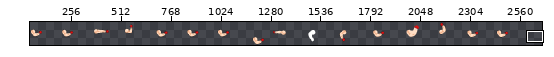
A sprite sheet gets an edit: Assets/front_arm.png. Above, an overview of the earlier version with the close-up marked.
Close-up. Before:
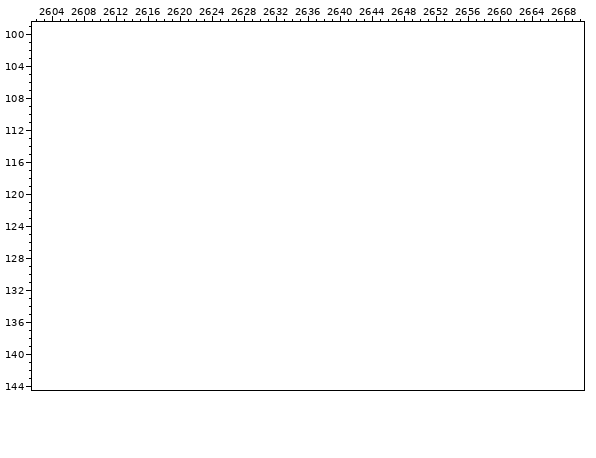
The file is 2560x180 pixels. Shown: x 2602..2670, y 99..144. The old version is drawn lined up with the new one, on the new canvas. The wide view leaves out empty margins.
After the commit:
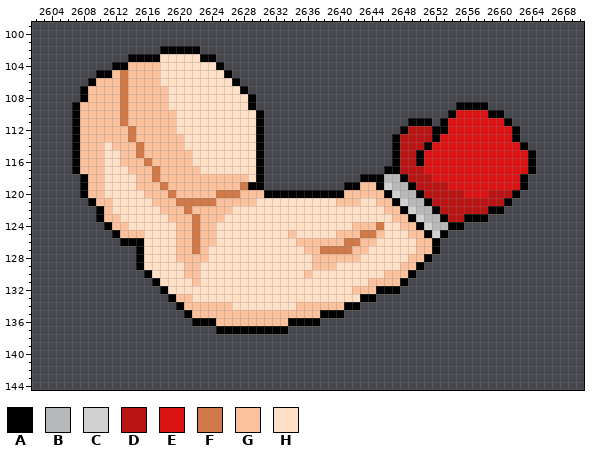
Palette (. is transparent): A #000000  B #b7b8b9  C #d0d0d0  D #ba1414  E #db1313  F #d07a49  G #fbc19d  H #ffdfc6
From old to new:
canvas 2560x180 -> 2720x180
Changed rows in their new state; - is an unchanged pixel.
first column x 2607:
102 -----------AAAAA------------------------------------------
103 -------AAAAHHHHHAA----------------------------------------
104 -----AAGGGGHHHHHHHA---------------------------------------
105 ---AAGFGGGGHHHHHHHHA--------------------------------------
106 --AGGGFGGGGHHHHHHHHHA-------------------------------------
107 -AGGGGFGGGGGHHHHHHHHHA------------------------------------
108 -AGGGGFGGGGGHHHHHHHHHHA-----------------------------------
109 AGGGGGFGGGGGHHHHHHHHHHA-------------------------AAAA------
110 AGGGGGFGGGGGGHHHHHHHHHHA-----------------------AEEEEAA----
111 AGGGGGFGGGGGGHHHHHHHHHHA------------------AAA-AEEEEEEEA---
112 AGGGGGGFGGGGGHHHHHHHHHHA-----------------ADDDAAEEEEEEEEA--
113 AGGGGGGFGGGGGGHHHHHHHHHA----------------ADDDDAEEEEEEEEEA--
114 AGGGHGGGFGGGGGHHHHHHHHHA----------------ADDDAEEEEEEEEEEEA-
115 AGGGHHGGFGGGGGGHHHHHHHHA----------------ADDAEEEEEEEEEEEEEA
116 AGGGHHGGGFGGGGGHHHHHHHHA----------------ADDAEEEEEEEEEEEEEA
117 AGGGHHHGGGFGGGGGHHHHHHHA---------------AADDDEEEEEEEEEEEEEA
118 -AGGHHHHGGFGGGGGGGGGGGHA------------AAABBADDDEEEEEEEEEEEA-
119 -AGGHHHHGGGFGGGGGGGGGFAA----------AAGGACBBADDDDEEEEEEEEEA-
120 -AGGHHHHHGGGFGGGGGFFFGGGAAAAAAAAAAGGGGGACBBADDDDDEEEDDDA--
121 --AGGHHHHHGGGFFFFFGGGGGHHHHHHHHHHGGGHHGGACBBADDDDDDDDDA---
122 ---AGHHHHHHGGGFGGGGGHHHHHHHHHHHHHHHHHHHGGACBBADDDDDDAA----
123 ---AGGHHHHHHGGGFGGGHHHHHHHHHHHHHHHHHHHHHGGACBBADDAAA------
124 ----AGGHHHHHHGGFGGHHHHHHHHHHHHHHHHHGGGFHHGGACBBAA---------
125 -----AGGGHHHHGGFGGHHHHHHHHHGHHHHHGGGFFGHHHGGACA-----------
126 ------AAAHHHHGGFGGHHHHHHHHHHGGGGGGFFGGHHHHHGGA------------
127 --------AHHHHGGFGHHHHHHHHHHHHGGFFFFGGHHHHHHGGA------------
128 --------AHHHHGGGGHHHHHHHHHHHHHGGGGGGHHHHHHGGA-------------
129 --------AHHHHHGGHHHHHHHHHHHHHHGGGHHHHHHHHGGA--------------
130 ---------AHHHHGGHHHHHHHHHHHHHGHHHHHHHHHGGGA---------------
131 ----------AHHHHGHHHHHHHHHHHHHHHHHHHHHGGGGA----------------
132 -----------AHHHHHHHHHHHHHHHHHHHHHHHGGGAAA-----------------
133 ------------AGGHHHHHHHHHHHHHHHHHHHHHAA--------------------
134 -------------AGGGGGGHHHHHHHHGGGGGGAA----------------------
135 --------------AGGGGGGGGGGGGGGGGAAA------------------------
136 ---------------AAAGGGGGGGGGAAAA---------------------------
137 ------------------AAAAAAAAA-------------------------------
Pixel boxes of the changes (left, top, right, bottom) in both close-ups:
added: (72, 46, 536, 334)
